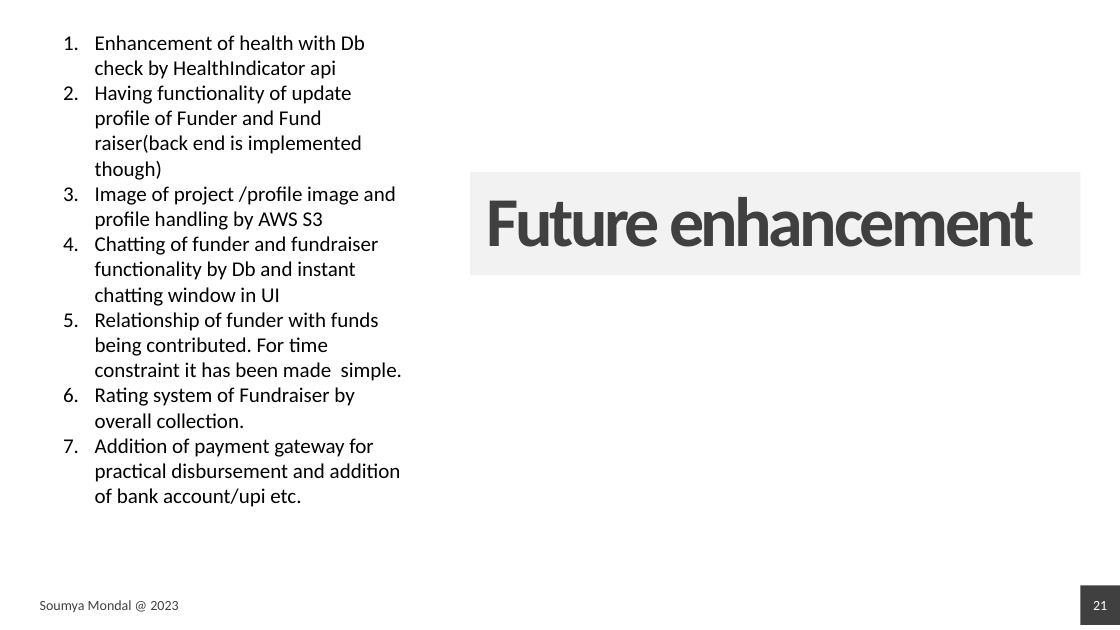
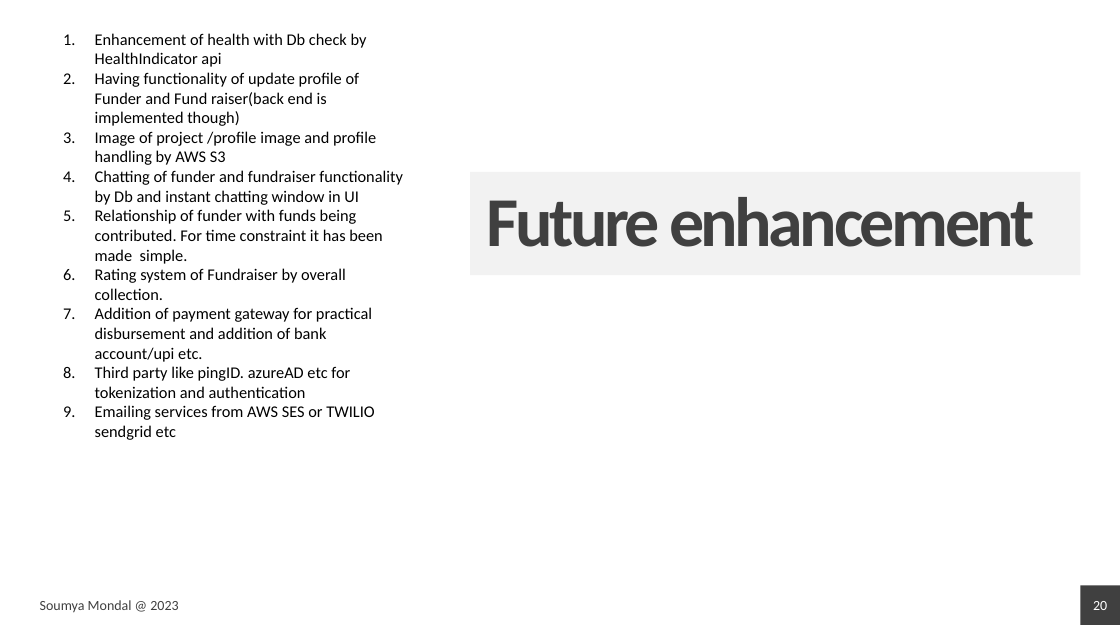
Before and after one commit to smondal8/crowdfund-innovative-world, a slide deck: slide 20 of docs/craftsDemo.pptx (slide 21 before the commit). Drawn at 1120x630 pixels with LibreOffice and Linux fonts; fonts in the diff are those of the drawing. Boxes give left, top, right and bottom in pixels: in the first picture for what was removed or moved away, otherwise in the second. Text is boxed around its words. In the diff, an @@ line names an element or a change of style, - is before the commit and + after.

```diff
--- a/docs/craftsDemo.pptx
+++ b/docs/craftsDemo.pptx
@@ text at (95,33,403,362): size 18 to 14 pt in "Enhancement of health with Db check by ...", "Having functionality of update profile of Funder ...", "Image of project /profile image and profile ...", "Chatting of funder and fundraiser functionality by ..." and 3 more places @@
@@ text at (95,366,374,440): paragraphs added @@
+8. Third party like pingID. azureAD etc for tokenization and authentication
+9. Emailing services from AWS SES or TWILIO sendgrid etc
@@ page number at (1093,601,1107,610): text changed @@
-21
+20
```
Also in this commit, not shown: 1 slide removed.
